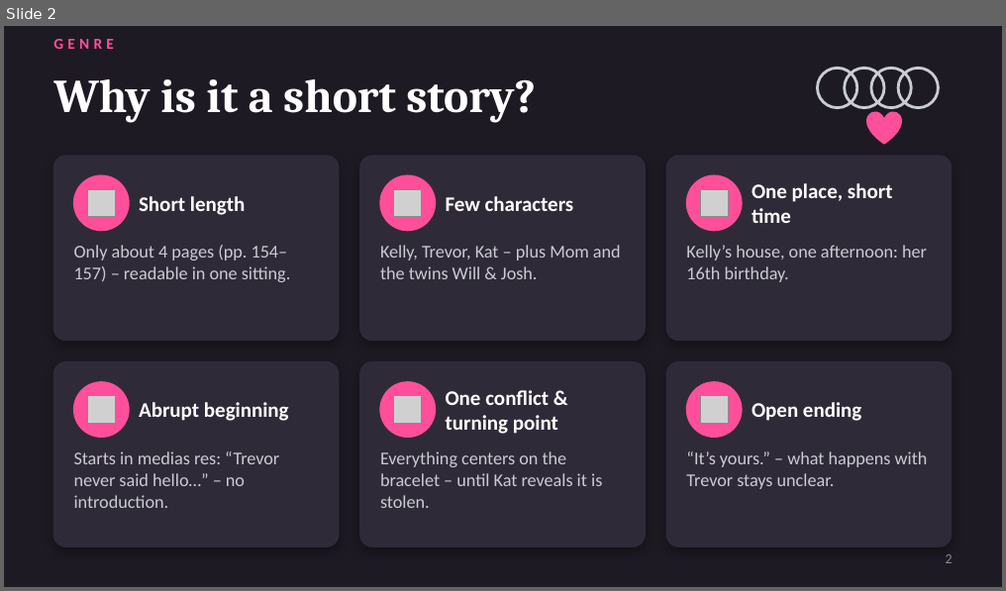
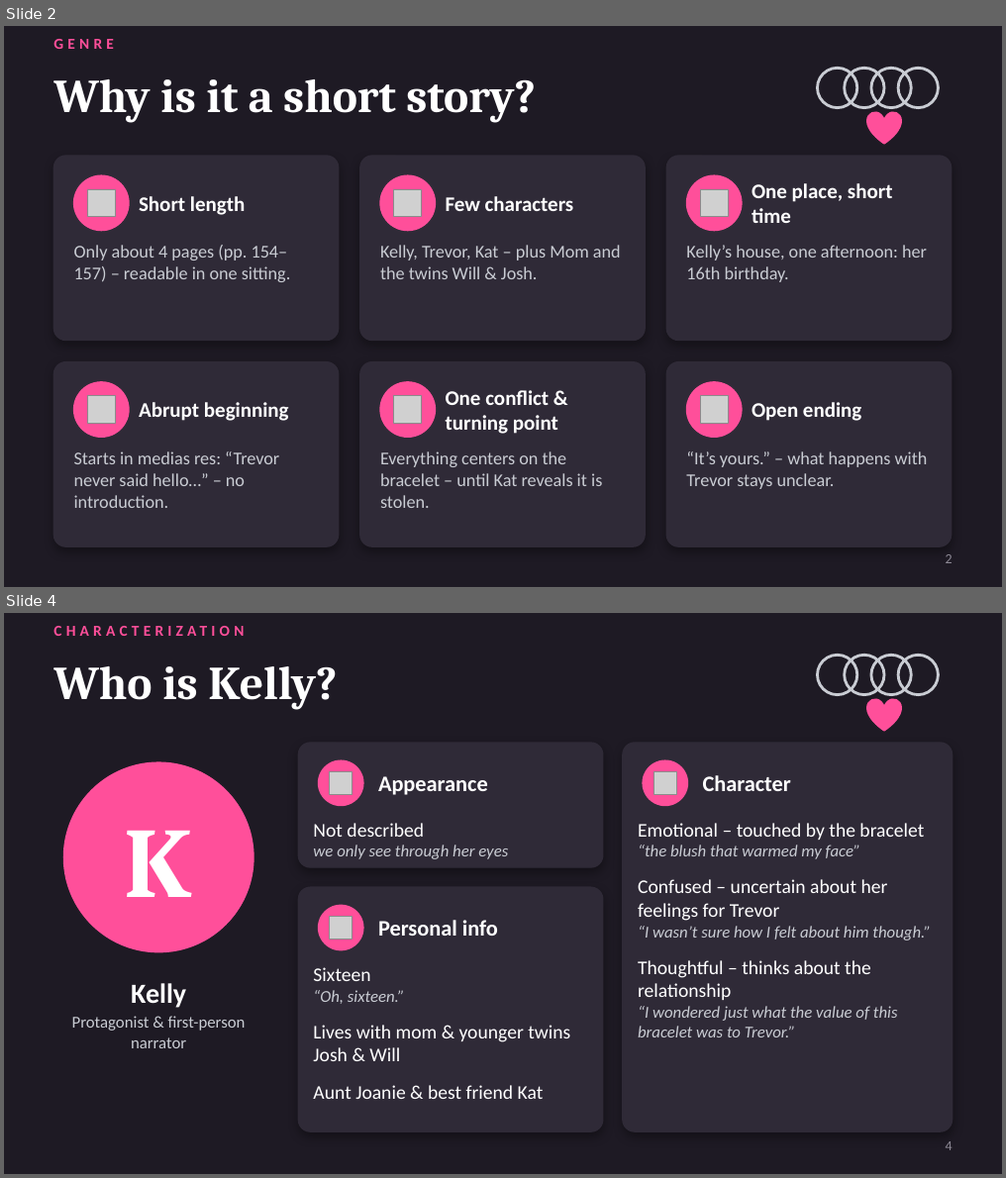
Before and after one commit to timilimi07-crypto/timi, a slide deck: bracelet/The_Bracelet.pptx. Shown one above the other, each under a label of ours: slide 2 before the commit, slides 2 and 4 after it; the slides between them are not shown. The pictures are 1006x591 and 1006x1178 pixels, drawn with LibreOffice and Linux fonts; fonts in the diff are those of the drawing; grey boxes stand for pictures. Boxes give left, top, right and bottom in pixels: in the first picture for what was removed or moved away, otherwise in the second. Text is boxed around its words. In the diff, an @@ line names an element or a change of style, - is before the commit and + after.

```diff
--- a/bracelet/The_Bracelet.pptx
+++ b/bracelet/The_Bracelet.pptx
@@ slide 4 added at [4,613,1002,1174], background #1E1A24 @@
@@ text added at [54,621,652,651], 11 pt, text #FF4F9A, bold @@
+CHARACTERIZATION
@@ title added at [54,666,337,709], 34 pt, text #FFFFFF, bold @@
+Who is Kelly?
@@ ellipse added at [818,655,857,695], outline #C9CCD3 2 pt @@
@@ ellipse added at [845,655,884,695], outline #C9CCD3 2 pt @@
@@ ellipse added at [871,655,911,695], outline #C9CCD3 2 pt @@
@@ ellipse added at [898,655,938,695], outline #C9CCD3 2 pt @@
@@ heart added at [867,699,901,731], fill #FF4F9A, outline #FF4F9A 1 pt @@
@@ rounded rectangle added at [298,743,603,867], fill #2F2A37, outline #2F2A37 1 pt @@
@@ ellipse added at [319,761,363,806], fill #FF4F9A, outline #FF4F9A 1 pt @@
@@ rounded rectangle added at [623,743,952,1132], fill #2F2A37, outline #2F2A37 1 pt @@
@@ ellipse added at [643,761,687,806], fill #FF4F9A, outline #FF4F9A 1 pt @@
@@ ellipse added at [63,762,253,953], fill #FF4F9A, outline #FF4F9A 1 pt @@
@@ picture added at [330,771,352,794] @@
@@ text added at [378,776,488,795], 16 pt, text #FFFFFF, bold @@
+Appearance
@@ picture added at [653,771,676,794] @@
@@ text added at [703,775,791,791], 16 pt, text #FFFFFF, bold @@
+Character
@@ text added at [125,831,193,897], 72 pt, text #FFFFFF, bold @@
+K
@@ text added at [313,823,508,860], 12 pt, text #C9CCD3, italic @@
+Not described
+we only see through her eyes
@@ text added at [638,823,931,1038], 12 pt, text #C9CCD3, italic @@
+Emotional – touched by the bracelet
+“the blush that warmed my face”
+Confused – uncertain about her feelings for Trevor
+“I wasn’t sure how I felt about him though.”
+Thoughtful – thinks about the relationship
+“I wondered just what the value of this bracelet was to Trevor.”
@@ rounded rectangle added at [298,887,603,1132], fill #2F2A37, outline #2F2A37 1 pt @@
@@ ellipse added at [319,905,363,951], fill #FF4F9A, outline #FF4F9A 1 pt @@
@@ picture added at [330,916,352,940] @@
@@ text added at [378,920,498,936], 16 pt, text #FFFFFF, bold @@
+Personal info
@@ text added at [313,967,570,1099], 14 pt, text #FFFFFF @@
+Sixteen
+“Oh, sixteen.”
+Lives with mom & younger twins Josh & Will
+Aunt Joanie & best friend Kat
@@ text added at [131,983,186,1008], 20 pt, text #FFFFFF, bold @@
+Kelly
@@ text added at [72,1016,246,1049], 12 pt, text #C9CCD3 @@
+Protagonist & first-person narrator
@@ page number added at [945,1142,952,1151], 10 pt, text #8E8A96 @@
+4
```
Also in this commit, not shown: 1 other slide added, 2 slides removed.
